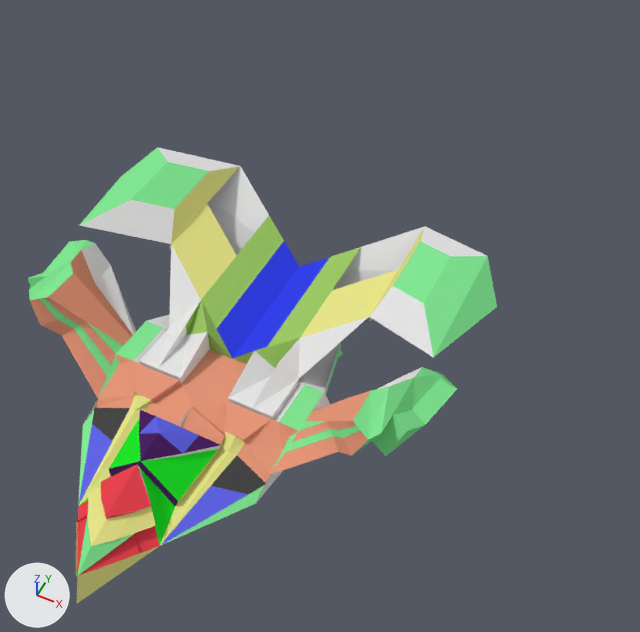
Renders of the Blender file docs/akra/akraModel.blend from each side of a commit.
Rendered twice from a 50 mm camera at (6.23, -9.75, 14.59) aimed at (1.12, 0.47, 1.81). Every picture has the same lights, and +X, +Y and +Z are marked at lower left.
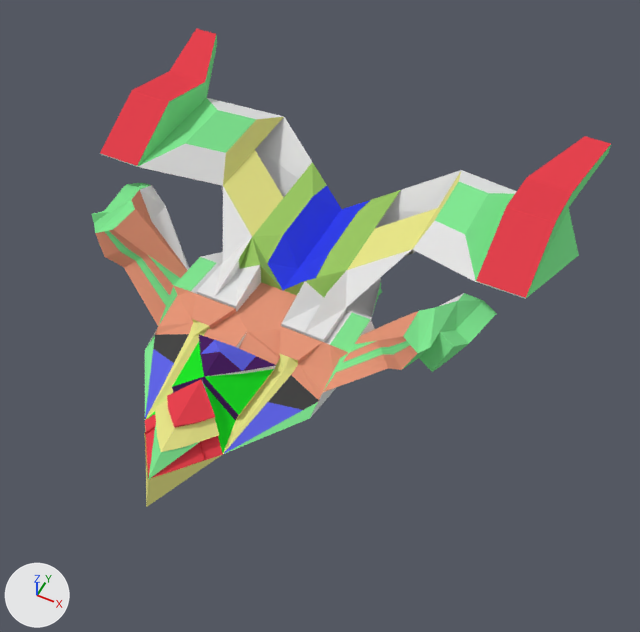
Pixel boxes (x1, y1, x2, y2) of what changed, in the pictures (640 x 632 px; the box of a moved part takes in the faces that stretch with it):
'Cube', reshaped, moved (11% wider)
    before: (28, 147, 497, 603)
    after: (92, 28, 611, 507)
part 1 of me_cube, built on
    before: (81, 150, 497, 357)
    after: (100, 28, 611, 299)
part 2 of me_cube, moved or reshaped
    before: (201, 216, 361, 359)
    after: (253, 162, 401, 290)

The change, as a list of edits to the scene's bpy script:
```text
Change me_cube:
    used by ob_cube; location = (0.0, 0.0, 0.0)
    verts and faces of me_cube; kept vertices keep their numbers, new ones are numbered from 259
    before: 231 (0.54, 0.73, 1.73) at pixel (299, 300), 234 (0.54, 0.04, 1.73) at pixel (283, 323), 235 (0.54, 1.41, 1.73) at pixel (315, 278)
    remove me_cube.from_pydata(...)  # 259 vertices, 239 faces, 3 loose edges; spans x -0.04..4.2, y -6.06..3.16, z 0.07..3.03
    add me_cube.from_pydata(...)  # 275 vertices, 253 faces, 3 loose edges; spans x -0.04..5.14, y -6.06..4.01, z 0.07..3.64
    me_cube part 1
    1 face is deleted
    16 vertices are added at x 3.69..5.14, y -0.38..4.01, z 2.45..3.64
    5 new faces join them, mat_material (white #e7e7e7)
    5 new faces join them, mat_solarpanel (green #83e793)
    5 new faces join them, mat_material_005 (red #e7434f)
    me_cube part 2
    add for i in [231, 234, 235]: verts[i] += (0.0, 0.0, 0.2)
Change ob_cube:
    ob_cube.location: (0.0, 0.0, 0.0) -> (0.02, 1.99, 0.0)
```
